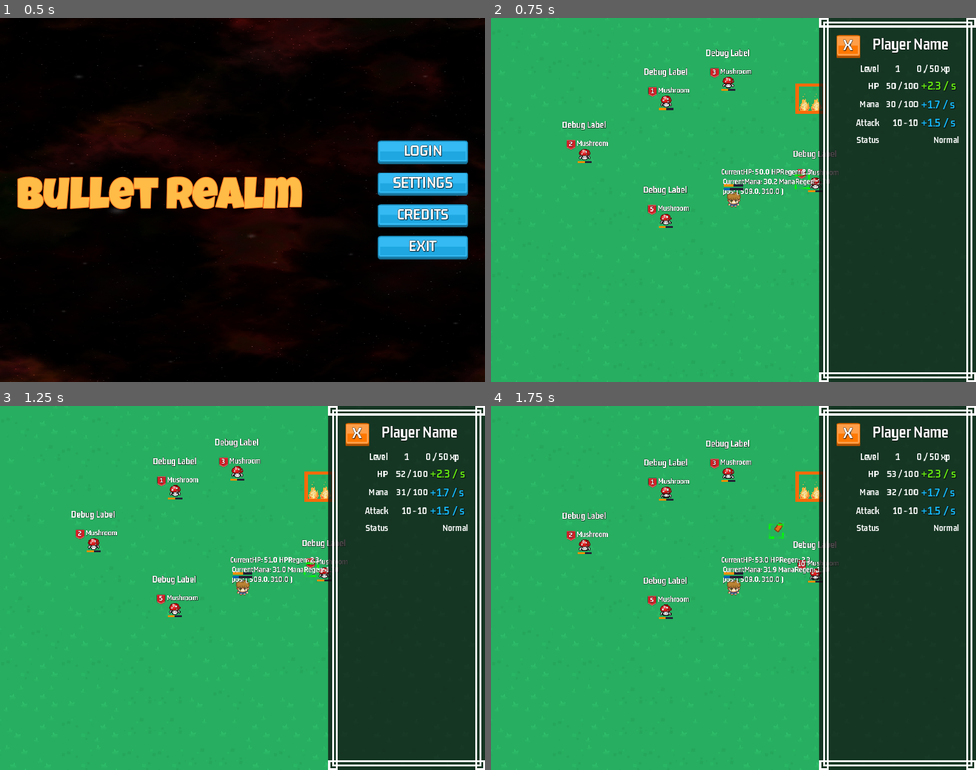
Above: before the commit, frames 1-4 (two rows, left to right).
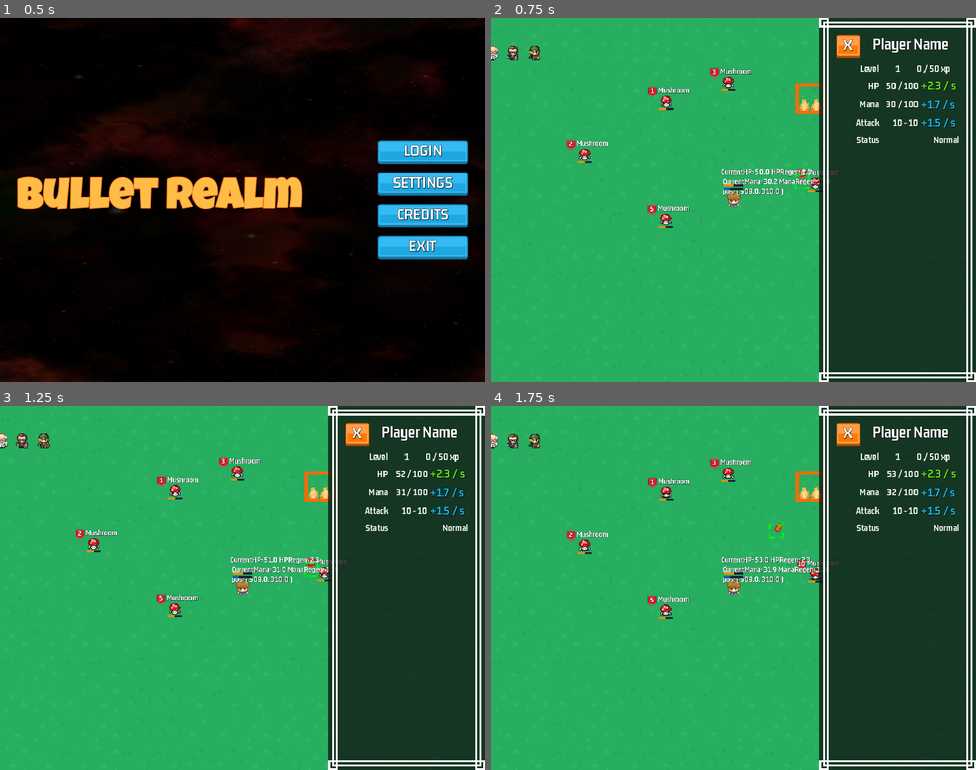
Above: after the commit, the same moments.

Repository: HelloImKevo/GodotGames
Game: Godot game, scene res://main_login/main_login.tscn
Same seed, same stepped clock (60 frames per second), same inputs: the game is played once before the commit and once after it.
Inputs:
- Up to frame 1 (0.5 s): no input
- Up to frame 2 (0.75 s): click "LOGIN" at 0.5 s
- Up to frame 3 (1.25 s): no input
- Up to frame 4 (1.75 s): click "X" at 1.25 s

Frame 1 is identical in both runs. In frame 2, 0.8% of the frame differs, in the area x 0-72%, y 7-49%; in frame 3, 0.9%, in the area x 0-72%, y 7-50%; in frame 4, 0.8%.

Commit message:
[Bullet] Add simple NPCs with collision detection and idle animations using Tweens

Diff:
--- /dev/null
+++ b/BulletRealm/characters/npc.gd
@@ -0,0 +1,28 @@
+@tool
+class_name NPC
+extends StaticBody2D
+
+
+enum Type { FIREFIGHTER_MALE, SCIENTIST, AGENT, MEDIC_FEMALE }
+
+@export var npc_type: Type = Type.SCIENTIST
+
+const IDLE_FRAMES: Dictionary = {
+	Type.FIREFIGHTER_MALE: [0, 1, 2],
+	Type.SCIENTIST: [3, 4, 5],
+	Type.AGENT: [48, 49, 50],
+	Type.MEDIC_FEMALE: [57, 58, 59]
+}
+
+@onready var sprite = $Sprite
+
+var _idle_animation: Tween
+
+
+func _ready():
+	var idle_frames: Array = IDLE_FRAMES[npc_type]
+	sprite.frame = idle_frames[0]
+	if Engine.is_editor_hint():
+		return
+
+	_idle_animation = TweenUtils.tween_loop_frames(sprite, idle_frames, 0.3)
--- /dev/null
+++ b/BulletRealm/characters/npc.tscn
@@ -0,0 +1,21 @@
+[gd_scene load_steps=4 format=3 uid="uid://dcmupami6o66x"]
+
+[ext_resource type="Script" path="res://characters/npc.gd" id="1_a1xqp"]
+[ext_resource type="Texture2D" uid="uid://le11rdx7e1e3" path="res://assets/spritesheets/characters/people_spritesheet_01.png" id="2_4njtd"]
+
+[sub_resource type="RectangleShape2D" id="RectangleShape2D_q148j"]
+size = Vector2(20, 29)
+
+[node name="NPC" type="StaticBody2D"]
+collision_layer = 32
+script = ExtResource("1_a1xqp")
+
+[node name="Sprite" type="Sprite2D" parent="."]
+texture = ExtResource("2_4njtd")
+hframes = 12
+vframes = 8
+frame = 3
+
+[node name="CollisionShape2D" type="CollisionShape2D" parent="."]
+position = Vector2(0, 0.5)
+shape = SubResource("RectangleShape2D_q148j")
--- a/BulletRealm/enemies/enemy.tscn
+++ b/BulletRealm/enemies/enemy.tscn
@@ -10,24 +10,6 @@
 [ext_resource type="AudioStream" uid="uid://btbdi22g3b6w3" path="res://assets/sound/goblin_wuh.wav" id="8_8yx6e"]
 
 [sub_resource type="CircleShape2D" id="CircleShape2D_wu4hb"]
-radius = 9.0
-
-[sub_resource type="Animation" id="Animation_h3c7p"]
-resource_name = "idle"
-length = 0.6
-loop_mode = 1
-tracks/0/type = "value"
-tracks/0/imported = false
-tracks/0/enabled = true
-tracks/0/path = NodePath("Sprite:frame")
-tracks/0/interp = 1
-tracks/0/loop_wrap = true
-tracks/0/keys = {
-"times": PackedFloat32Array(0, 0.2, 0.4),
-"transitions": PackedFloat32Array(1, 1, 1),
-"update": 1,
-"values": [0, 1, 2]
-}
 
 [sub_resource type="Animation" id="Animation_u5p22"]
 length = 0.001
@@ -60,6 +42,23 @@
 "values": [Color(1, 1, 1, 1), Color(1, 0, 0, 1), Color(1, 1, 1, 1), Color(0, 0, 0, 0)]
 }
 
+[sub_resource type="Animation" id="Animation_h3c7p"]
+resource_name = "idle"
+length = 0.6
+loop_mode = 1
+tracks/0/type = "value"
+tracks/0/imported = false
+tracks/0/enabled = true
+tracks/0/path = NodePath("Sprite:frame")
+tracks/0/interp = 1
+tracks/0/loop_wrap = true
+tracks/0/keys = {
+"times": PackedFloat32Array(0, 0.2, 0.4),
+"transitions": PackedFloat32Array(1, 1, 1),
+"update": 1,
+"values": [0, 1, 2]
+}
+
 [sub_resource type="AnimationLibrary" id="AnimationLibrary_xpwuo"]
 _data = {
 "RESET": SubResource("Animation_u5p22"),
@@ -72,7 +71,6 @@
 
 [node name="Enemy" type="CharacterBody2D" groups=["enemy"]]
 collision_layer = 2
-collision_mask = 0
 script = ExtResource("1_k0wji")
 
 [node name="Sprite" type="Sprite2D" parent="."]
@@ -82,7 +80,7 @@
 vframes = 12
 
 [node name="WorldPhysicsCollision" type="CollisionShape2D" parent="."]
-position = Vector2(0, 3)
+position = Vector2(0, 2)
 shape = SubResource("CircleShape2D_wu4hb")
 
 [node name="Attributes" parent="." instance=ExtResource("3_a2eb7")]
@@ -100,6 +98,7 @@
 autoplay = "idle"
 
 [node name="DebugLabel" type="Label" parent="."]
+visible = false
 offset_left = -48.0
 offset_top = -74.0
 offset_right = 108.0
--- a/BulletRealm/gui/floating_number.tscn
+++ b/BulletRealm/gui/floating_number.tscn
@@ -7,6 +7,7 @@
 script = ExtResource("2_l0eq2")
 
 [node name="TextLabel" type="Label" parent="."]
+z_index = 5
 offset_left = -34.0
 offset_top = -10.0
 offset_right = 104.0
--- a/BulletRealm/player/player.tscn
+++ b/BulletRealm/player/player.tscn
@@ -127,7 +127,7 @@
 
 [node name="Player" type="CharacterBody2D" groups=["player"]]
 z_index = 1
-collision_mask = 16
+collision_mask = 58
 script = ExtResource("1_hfdu0")
 
 [node name="Sprite" type="Sprite2D" parent="."]
--- a/BulletRealm/project.godot
+++ b/BulletRealm/project.godot
@@ -73,6 +73,7 @@
 2d_physics/layer_3="player_bullet"
 2d_physics/layer_4="enemy_bullet"
 2d_physics/layer_5="hazard"
+2d_physics/layer_6="npc"
 
 [rendering]
 
--- a/BulletRealm/test_level/test_level.tscn
+++ b/BulletRealm/test_level/test_level.tscn
@@ -7,6 +7,7 @@
 [ext_resource type="PackedScene" uid="uid://ovd4slk12ihd" path="res://hazards/hazard.tscn" id="5_mb6i1"]
 [ext_resource type="PackedScene" uid="uid://cexit4oh8b0a0" path="res://enemies/enemy.tscn" id="6_1blkm"]
 [ext_resource type="AudioStream" uid="uid://df8jnhm3jabab" path="res://assets/music/evil_clutches_theme_low_pitch.mp3" id="6_ifsmt"]
+[ext_resource type="PackedScene" uid="uid://dcmupami6o66x" path="res://characters/npc.tscn" id="6_p3ba6"]
 
 [sub_resource type="TileSetAtlasSource" id="TileSetAtlasSource_bmqro"]
 texture = ExtResource("2_6tiet")
@@ -60,6 +61,18 @@
 [node name="Hazard2" parent="Hazards" instance=ExtResource("5_mb6i1")]
 position = Vector2(684, 112)
 
+[node name="NPCs" type="Node2D" parent="."]
+
+[node name="NPC" parent="NPCs" instance=ExtResource("6_p3ba6")]
+
+[node name="NPC2" parent="NPCs" instance=ExtResource("6_p3ba6")]
+position = Vector2(43, 0)
+npc_type = 2
+
+[node name="NPC3" parent="NPCs" instance=ExtResource("6_p3ba6")]
+position = Vector2(89, 0)
+npc_type = 3
+
 [node name="Enemies" type="Node2D" parent="."]
 
 [node name="Enemy" parent="Enemies" instance=ExtResource("6_1blkm")]
--- a/BulletRealm/utils/tween_utils.gd
+++ b/BulletRealm/utils/tween_utils.gd
@@ -32,3 +32,12 @@
 	tween.tween_property(node, "rotation", deg_to_rad(node.rotation_degrees), 0.3)
 	tween.tween_property(node, "rotation", deg_to_rad(node.rotation_degrees + angle), 0.3)
 	tween.tween_property(node, "rotation", deg_to_rad(node.rotation_degrees), 0.3)
+
+
+static func tween_loop_frames(sprite: Sprite2D, frames: Array, duration: float) -> Tween:
+	var tween: Tween = sprite.get_tree().create_tween()
+	tween.set_loops()
+	for frame: int in frames:
+		tween.tween_property(sprite, "frame", frame, duration)
+
+	return tween
Binary file added: BulletRealm/assets/spritesheets/characters/people_spritesheet_01.png
Not shown, added: BulletRealm/assets/spritesheets/characters/people_spritesheet_01.png.import
Not shown: 1 places in BulletRealm/test_level/test_level.tscn that only renumber resources
